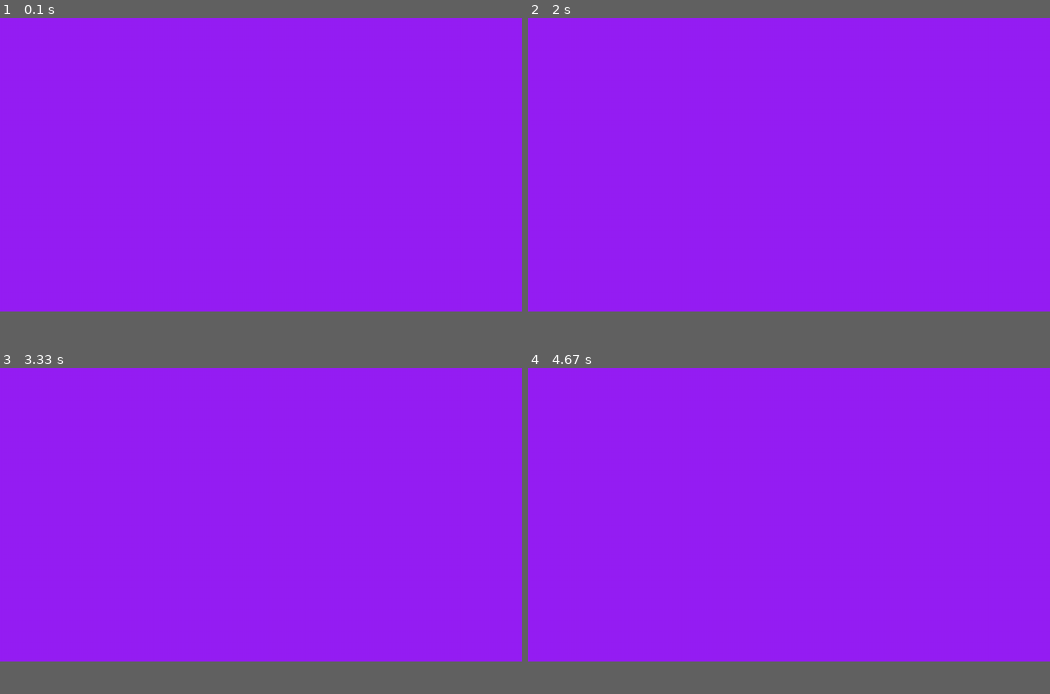
Above: before the commit, frames 1-4 (two rows, left to right).
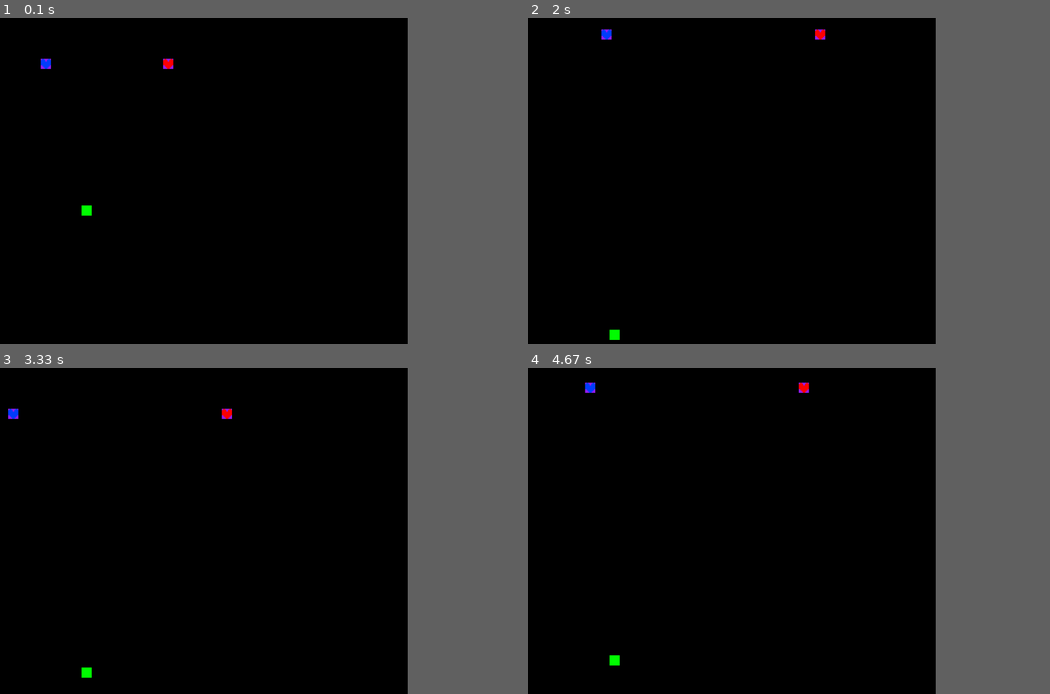
Above: after the commit, the same moments.

Repository: Jadriel707/cms-pygame
Game: pygame game, started from undergame.py
Two runs of this game, one before a commit and one after it. Both use one fixed random seed, a clock stepped at 60 frames per second and the inputs below.
Inputs:
- Up to frame 1 (0.1 s): no input
- Up to frame 2 (2 s): hold A 0.33-0.8 s; hold Right 0.33-0.8 s; hold Right 0.83-1.3 s; hold D 0.83-1.3 s; hold Up 1.33-1.63 s; hold W 1.33-1.63 s; hold Right from 1.67 s (still down); hold D from 1.67 s (still down)
- Up to frame 3 (3.33 s): release Right at 2.13 s; release D at 2.13 s; hold Left 2.17-2.7 s; hold A 2.17-2.7 s; hold Down 2.73-3.03 s; hold S 2.73-3.03 s; hold Left from 3.07 s (still down); hold A from 3.07 s (still down)
- Up to frame 4 (4.67 s): release Left at 3.47 s; release A at 3.47 s; hold Up 3.5-3.87 s; hold W 3.5-3.87 s; hold Right 3.9-4.53 s; hold D 3.9-4.53 s; hold Down from 4.57 s (still down); hold S from 4.57 s (still down)
The window is 900x506 before the commit and 703x562 after it. Grey fills any space a smaller window leaves; there, only what the larger window draws over its background counts as a difference.

The runs differ from the first frame. In frame 1, 70% of the frame differs, in the area x 0-79%, y 0-91%; in frame 2, 70%; in frame 3, 70%, in the area x 0-79%, y 0-96%; in frame 4, 70%.

Commit message:
collision

Diff:
--- a/undergame.py
+++ b/undergame.py
@@ -3,25 +3,37 @@
 
 # pygame setup
 pygame.init()
-screen = pygame.display.set_mode((1280, 720))
+screen = pygame.display.set_mode((1000, 800))
 clock = pygame.time.Clock()
 running = True
 
 PURPLE=pygame.Color(150,30,245)
 BLACK= pygame.Color(0,0,0)
+GREEN= pygame.Color(0,255,0)
+YELLOW= pygame.Color(255,255,0)
 
+
+
+allThings = []
 
 class Player:
     def __init__(self, rectangle, image, speed):
+        allThings.append(rectangle)
         self.rectangle=rectangle
         self.image=pygame.image.load(image)
         self.image=pygame.transform.scale(self.image, (rectangle.width, rectangle.height))
-        self.speed = 5
+        self.speed = speed
+        self.color=PURPLE
+        self.colliding=False
 
+    def collidingWith(self, rect2):
+        rect=self.rectangle
+        if rect.x<=(rect2.x+rect2.width) and (rect.x+rect.width)>=rect2.x and rect.y<=(rect2.y+rect2.height) and (rect.y+rect.height)>=rect2.y:
+            return True
 
 
     def move_left(self):
-       self.rectangle.x-=self.speed
+        self.rectangle.x-=self.speed
     def move_right(self):
         self.rectangle.x+=self.speed
     def move_up(self):
@@ -41,6 +53,46 @@
         if keys_down[pygame.K_DOWN]:
             self.move_down()
 
+        self.colliding=False
+        for r in allThings:
+            if r!=self.rectangle and self.collidingWith(r):
+                self.colliding=True
+
+    def move2(self):
+        keys_down=pygame.key.get_pressed()
+
+        if keys_down[pygame.K_a]:
+            self.move_left()
+        if keys_down[pygame.K_d]:
+            self.move_right()
+        if keys_down[pygame.K_w]:
+            self.move_up()
+        if keys_down[pygame.K_s]:
+            self.move_down()
+
+        self.colliding=False
+        for r in allThings:
+            if r!=self.rectangle and self.collidingWith(r):
+                self.colliding=True
+
+    def draw(self, screen):
+        rect=self.rectangle
+        if self.colliding:
+            color=YELLOW
+        else:
+            color=PURPLE
+        pygame.draw.rect(screen, color, rect)
+        screen.blit(self.image, (rect.x, rect.y))
+
+class Enemy:
+    def __init__(self,x,y,size):
+        self.x=x
+        self.y=y
+        self.size=size
+
+player1= Player(pygame.Rect(100,100,25,25), "assets/blueSOUL.png", 4)
+player2= Player(pygame.Rect(400,100,25,25), "assets/redSOUL.png", 4)
+allThings.append(pygame.Rect(200,400,25,25))
 
 while running:
     # poll for events
@@ -50,9 +102,23 @@
             running = False
 
     # UPDATE
+    player1.move2()
+    player2.move()
+    allThings[2].y+=10
+    if allThings[2].y>800:
+        allThings[2].y=-25
+
+
+
 
     # DRAW
-    screen.fill(PURPLE)
+    screen.fill(BLACK)
+
+    pygame.draw.rect(screen, GREEN, allThings[2])
+    player1.draw(screen)
+    player2.draw(screen)
+
+
 
     # flip() the display to put your work on screen
     pygame.display.flip()
--- /dev/null
+++ b/undergameOld.py
@@ -0,0 +1,123 @@
+# Example file showing a basic pygame "game loop"
+import pygame
+
+# pygame setup
+pygame.init()
+screen = pygame.display.set_mode((1000, 800))
+clock = pygame.time.Clock()
+running = True
+
+PURPLE=pygame.Color(150,30,245)
+BLACK= pygame.Color(0,0,0)
+GREEN= pygame.Color(0,255,0)
+YELLOW= pygame.Color(255,255,0)
+
+
+
+allThings = []
+
+class Player:
+    def __init__(self, rectangle, image, speed):
+        allThings.append(rectangle)
+        self.rectangle=rectangle
+        self.image=pygame.image.load(image)
+        self.image=pygame.transform.scale(self.image, (rectangle.width, rectangle.height))
+        self.speed = speed
+        self.color=PURPLE
+        self.colliding=False
+
+    def collidingWith(self, rect2):
+        rect=self.rectangle
+        if rect.x<=(rect2.x+rect2.width) and (rect.x+rect.width)>=rect2.x and rect.y<=(rect2.y+rect2.height) and (rect.y+rect.height)>=rect2.y:
+            return True
+
+
+    def move_left(self):
+        self.rectangle.x-=self.speed
+    def move_right(self):
+        self.rectangle.x+=self.speed
+    def move_up(self):
+        self.rectangle.y-=self.speed
+    def move_down(self):
+        self.rectangle.y+=self.speed
+
+    def move(self):
+        keys_down=pygame.key.get_pressed()
+
+        if keys_down[pygame.K_LEFT]:
+            self.move_left()
+        if keys_down[pygame.K_RIGHT]:
+            self.move_right()
+        if keys_down[pygame.K_UP]:
+            self.move_up()
+        if keys_down[pygame.K_DOWN]:
+            self.move_down()
+
+        self.colliding=False
+        for r in allThings:
+            if r!=self.rectangle and self.collidingWith(r):
+                self.colliding=True
+
+    def move2(self):
+        keys_down=pygame.key.get_pressed()
+
+        if keys_down[pygame.K_a]:
+            self.move_left()
+        if keys_down[pygame.K_d]:
+            self.move_right()
+        if keys_down[pygame.K_w]:
+            self.move_up()
+        if keys_down[pygame.K_s]:
+            self.move_down()
+
+        self.colliding=False
+        for r in allThings:
+            if r!=self.rectangle and self.collidingWith(r):
+                self.colliding=True
+
+    def draw(self, screen):
+        rect=self.rectangle
+        if self.colliding:
+            color=YELLOW
+        else:
+            color=PURPLE
+        pygame.draw.rect(screen, color, rect)
+        screen.blit(self.image, (rect.x, rect.y))
+
+class Enemy:
+    def __init__(self):
+        pass
+
+player1= Player(pygame.Rect(100,100,50,50), "assets/blueSOUL.png", 4)
+player2= Player(pygame.Rect(400,100,50,50), "assets/redSOUL.png", 4)
+allThings.append(pygame.Rect(200,400,100,100))
+
+while running:
+    # poll for events
+    # pygame.QUIT event means the user clicked X to close your window
+    for event in pygame.event.get():
+        if event.type == pygame.QUIT:
+            running = False
+
+    # UPDATE
+    player1.move2()
+    player2.move()
+
+
+
+
+    # DRAW
+    screen.fill(BLACK)
+
+    pygame.draw.rect(screen, GREEN, allThings[2])
+    player1.draw(screen)
+    player2.draw(screen)
+
+
+
+    # flip() the display to put your work on screen
+    pygame.display.flip()
+
+    clock.tick(60)  # limits FPS to 60
+
+pygame.quit()
Binary file removed: SOULsprite.png
Renamed: EnemyBox4.png -> assets/EnemyBox4.png
Binary file added: assets/blueSOUL.png
Binary file added: assets/greenSOUL.png
Binary file added: assets/lightBlueSOUL.png
Binary file added: assets/orangeSOUL.png
Binary file added: assets/purpleSOUL.png
Binary file added: assets/redSOUL.png
Binary file added: assets/yellowSOUL.png
